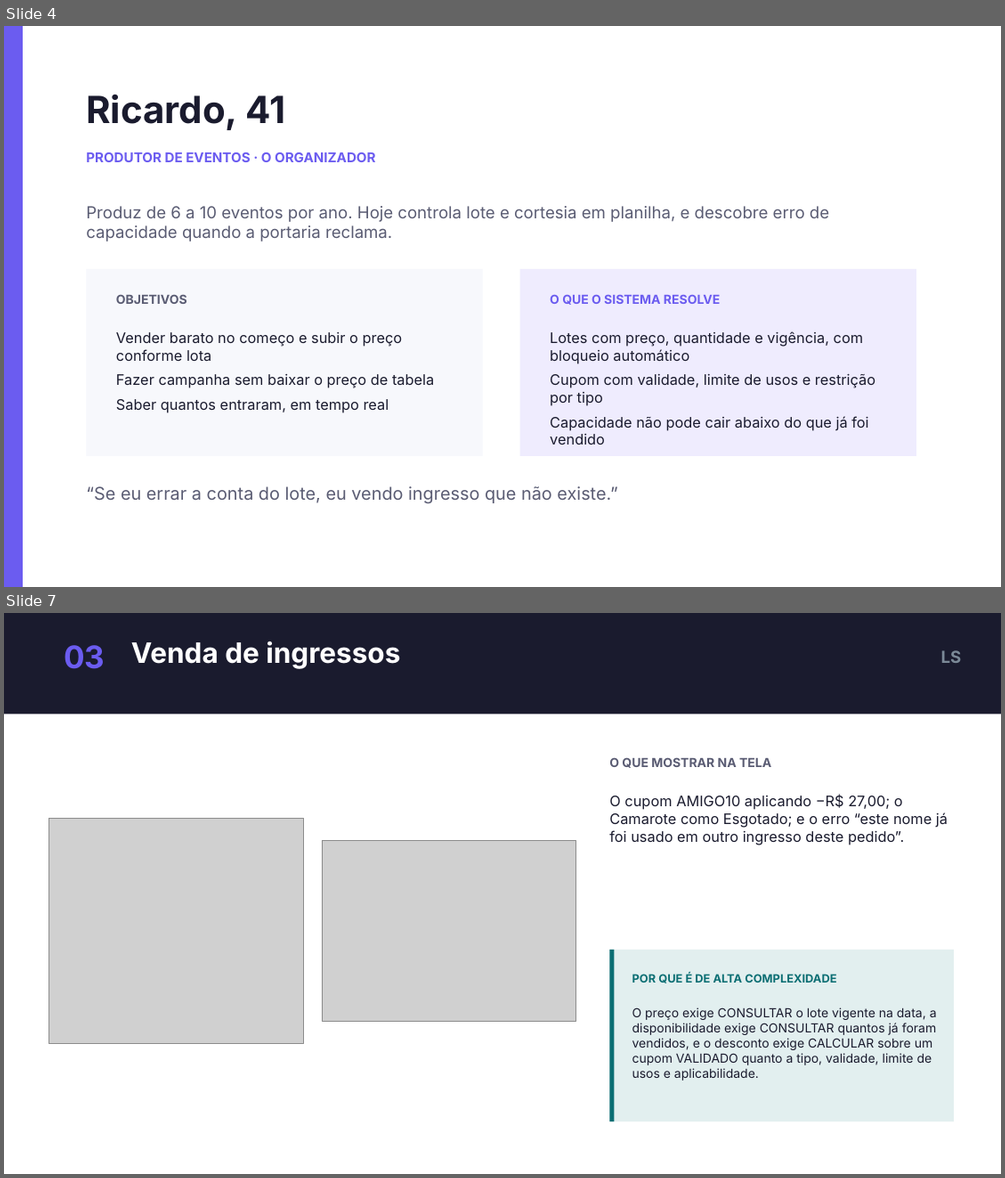
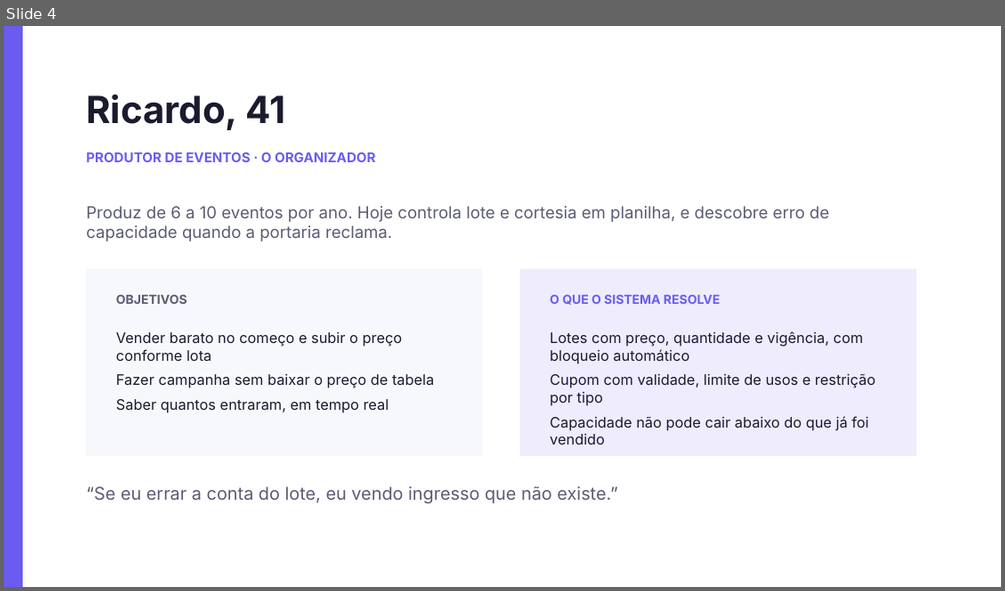
Before and after one commit to dudumalheiros/BilhetePass, a slide deck: docs/slides/BilhetePass-apresentacao.pptx. Shown one above the other, each under a label of ours: slides 4 and 7 before the commit, slide 4 after it; the slides between them are not shown. The pictures are 1005x1178 and 1005x591 pixels, drawn with LibreOffice and Linux fonts; fonts in the diff are those of the drawing; grey boxes stand for pictures. Boxes give left, top, right and bottom in pixels: in the first picture for what was removed or moved away, otherwise in the second. Text is boxed around its words. In the diff, an @@ line names an element or a change of style, - is before the commit and + after.

```diff
--- a/docs/slides/BilhetePass-apresentacao.pptx
+++ b/docs/slides/BilhetePass-apresentacao.pptx
@@ slide 7 removed at [4, 613, 1001, 1174], background #FFFFFF @@
@@ rectangle removed at [4, 613, 1001, 714] @@
@@ text removed at [64, 645, 105, 669] @@
-03
@@ text removed at [131, 641, 400, 669] @@
-Venda de ingressos
@@ text removed at [941, 650, 962, 663] @@
-LS
@@ text removed at [609, 757, 771, 768] @@
-O QUE MOSTRAR NA TELA
@@ text removed at [609, 795, 947, 845] @@
-O cupom AMIGO10 aplicando −R$ 27,00; o Camarote como Esgotado; e o erro “este nome já foi usado em outro ingresso deste pedido”.
@@ picture removed at [48, 819, 303, 1044] @@
@@ picture removed at [322, 840, 576, 1022] @@
@@ rectangle removed at [610, 949, 954, 1121] @@
@@ rectangle removed at [610, 949, 615, 1121] @@
@@ text removed at [632, 973, 836, 983] @@
-POR QUE É DE ALTA COMPLEXIDADE
@@ text removed at [632, 1007, 937, 1080] @@
-O preço exige CONSULTAR o lote vigente na data, a disponibilidade exige CONSULTAR quantos já foram vendidos, e o desconto exige CALCULAR sobre um cupom VALIDADO quanto a tipo, validade, limite de usos e aplicabilidade.
```
Also in this commit, not shown: 4 slides changed, 7 slides added, 5 other slides removed.
